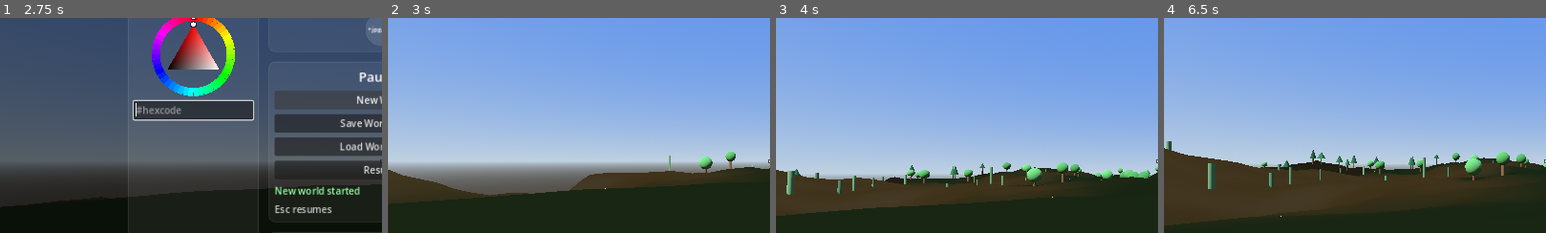
Above: before the commit, frames 1-4 (left to right).
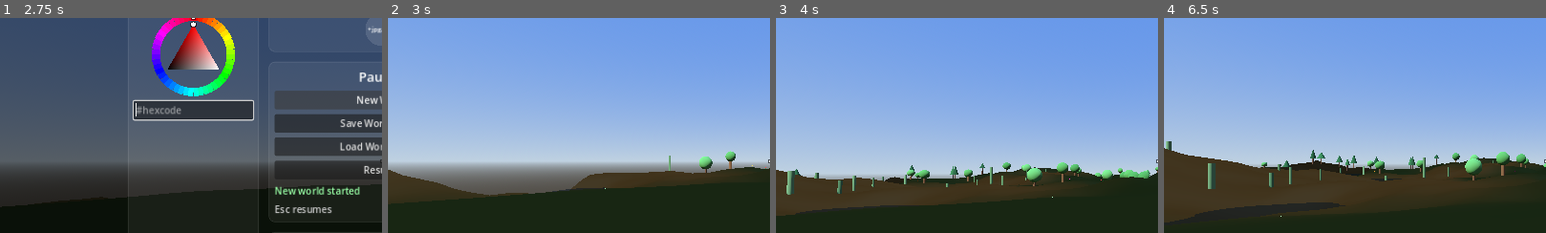
Above: after the commit, the same moments.

Repository: zenontherocks/worldmaker
Game: Godot game, scene res://scenes/Main.tscn
The game is run twice, just before and just after one commit, with the same random seed, the same clock (stepped at 60 frames per second) and the same inputs.
Inputs (mouse positions are % of the whole screen's width and height, from its top left):
- Up to frame 1 (2.75 s): click (25, 38) at 0.52 s; type "12" at 0.6 s; click "New World" at 1.25 s; click "New World" at 2 s
- Up to frame 2 (3 s): click "Resume" at 2.75 s
- Up to frame 3 (4 s): move the mouse to (55, 50) at 3.52 s; hold W (move_forward) from 3.53 s (still down); hold Q (build_cycle_dimension) from 3.53 s (still down); click (55, 50) at 3.67 s; tap Space (jump) at 3.77 s
- Up to frame 4 (6.5 s): keep holding W (move_forward); move the mouse to (45, 50) at 4.27 s; release Q (build_cycle_dimension) at 4.28 s; tap E (build_cycle_shape) at 4.35 s; tap Space (jump) at 4.52, 6.02 s; move the mouse to (52, 48) at 5.02 s; hold Mouse wheel down (build_dimension_decrease) 5.03-5.78 s; move the mouse to (49, 52) at 5.77 s; tap Mouse wheel up (build_dimension_increase) at 5.85 s; click (49, 52) at 5.92 s
The pictures show only the part of the screen within x 0-50%, y 17-67%; the shares and areas given below are measured in that part.

Frame 1 is identical in both runs. In frame 2, less than 0.1% of the frame differs, in the area x 43-57%, y 78-81%; in frame 3, 0.3%; in frame 4, 1.8%, in the area x 0-63%, y 74-97%.

Commit message:
Render lakes wherever terrain dips below the water line
TerrainChunk.build() already loops every quad once to emit terrain
triangle indices, using the heights[] array already filled for the
mesh+collision. Extends that same loop to also emit a water quad, flat
at TerrainNoise.WATER_LEVEL, for any quad with at least one submerged
corner -- into a second, separate SurfaceTool built alongside the
terrain one, added as its own child only for chunks that actually have
water.

Deliberately not a single full-chunk-footprint quad (the simpler
version of this): that would render as a hard-edged 32x32 square at
chunk boundaries regardless of the lake's actual shape. Reusing the
per-vertex heights already being computed instead gives water that
follows the carved terrain's real contour, seamless across chunk
boundaries for the same reason terrain itself is (both neighboring
chunks evaluate identical world-space corner heights at their shared
edge), and costs nothing extra -- still one mesh/one draw call per wet
chunk either way.

Water gets cull_mode disabled, same reasoning as the backface-culling
fix just shipped for terrain: with no swim mechanic, the player can
walk into water and the camera ends up under the flat plane, and
without disabling culling that would hit the identical bug on a plane
instead of a heightfield. Shadow casting is off entirely (not
double-sided like terrain) -- a shadow from a translucent plane would
look wrong and there's no benefit to costing the extra pass.

This alone should already produce a few lakes wherever the existing
hill noise happens to dip low enough -- river carving (next commit)
will extend the same mechanism to river channels too.

Diff:
--- a/scripts/terrain/TerrainChunk.gd
+++ b/scripts/terrain/TerrainChunk.gd
@@ -15,6 +15,9 @@
 ## chunk ever needs.
 static var _material: StandardMaterial3D = null
 
+## Same lazy-static caching as _material above.
+static var _water_material: StandardMaterial3D = null
+
 
 static func build(chunk_coord: Vector2i, noise: TerrainNoise) -> StaticBody3D:
 	var origin_x := chunk_coord.x * CHUNK_SIZE
@@ -28,6 +31,16 @@
 
 	var st := SurfaceTool.new()
 	st.begin(Mesh.PRIMITIVE_TRIANGLES)
+
+	# A separate unindexed mesh for water, built alongside the terrain
+	# indices below rather than as one flat full-chunk quad -- a single
+	# quad per "wet" chunk would render as a hard-edged square regardless
+	# of the lake/river's actual shape. Reusing the same heights[] this
+	# loop already fills means every water quad's corners match the
+	# terrain's carved contour exactly, at no extra noise-sampling cost.
+	var water_st := SurfaceTool.new()
+	water_st.begin(Mesh.PRIMITIVE_TRIANGLES)
+	var has_water := false
 
 	for j in range(VERTS_PER_SIDE):
 		for i in range(VERTS_PER_SIDE):
@@ -53,6 +66,30 @@
 			st.add_index(top_right)
 			st.add_index(bottom_left)
 			st.add_index(bottom_right)
+
+			# At least one submerged corner is enough to include this quad
+			# -- an occasional sliver of water rendered slightly past the
+			# true shoreline is a minor, acceptable simplification at this
+			# grid resolution (2m cells), not worth a more precise partial
+			# cut here.
+			if (
+				heights[top_left] < TerrainNoise.WATER_LEVEL
+				or heights[top_right] < TerrainNoise.WATER_LEVEL
+				or heights[bottom_left] < TerrainNoise.WATER_LEVEL
+				or heights[bottom_right] < TerrainNoise.WATER_LEVEL
+			):
+				has_water = true
+				var wx0 := i * CELL_SIZE
+				var wx1 := (i + 1) * CELL_SIZE
+				var wz0 := j * CELL_SIZE
+				var wz1 := (j + 1) * CELL_SIZE
+				water_st.set_normal(Vector3.UP)
+				water_st.add_vertex(Vector3(wx0, TerrainNoise.WATER_LEVEL, wz0))
+				water_st.add_vertex(Vector3(wx0, TerrainNoise.WATER_LEVEL, wz1))
+				water_st.add_vertex(Vector3(wx1, TerrainNoise.WATER_LEVEL, wz0))
+				water_st.add_vertex(Vector3(wx1, TerrainNoise.WATER_LEVEL, wz0))
+				water_st.add_vertex(Vector3(wx0, TerrainNoise.WATER_LEVEL, wz1))
+				water_st.add_vertex(Vector3(wx1, TerrainNoise.WATER_LEVEL, wz1))
 
 	var mesh := st.commit()
 
@@ -89,6 +126,17 @@
 	)
 	body.add_child(collider)
 
+	if has_water:
+		var water_instance := MeshInstance3D.new()
+		water_instance.name = "Water"
+		water_instance.mesh = water_st.commit()
+		water_instance.material_override = _get_water_material()
+		# A flat translucent plane casting a shadow onto itself/nearby
+		# terrain looks wrong and isn't worth the extra pass -- unlike
+		# the terrain mesh above, water isn't meant to cast one at all.
+		water_instance.cast_shadow = GeometryInstance3D.SHADOW_CASTING_SETTING_OFF
+		body.add_child(water_instance)
+
 	for veg in VegetationFactory.scatter(chunk_coord, noise, CHUNK_SIZE):
 		body.add_child(veg)
 
@@ -102,3 +150,16 @@
 		_material.roughness = 1.0
 		_material.cull_mode = BaseMaterial3D.CULL_DISABLED
 	return _material
+
+
+static func _get_water_material() -> StandardMaterial3D:
+	if _water_material == null:
+		_water_material = StandardMaterial3D.new()
+		_water_material.albedo_color = Color(0.15, 0.35, 0.55, 0.55)
+		_water_material.transparency = BaseMaterial3D.TRANSPARENCY_ALPHA
+		# Needed, not optional: with no swim mechanic, the player can walk
+		# into water and the camera ends up under the plane -- without
+		# this, the exact backface-culling bug just fixed for terrain
+		# would reappear here, on a flat plane instead of a heightfield.
+		_water_material.cull_mode = BaseMaterial3D.CULL_DISABLED
+	return _water_material
